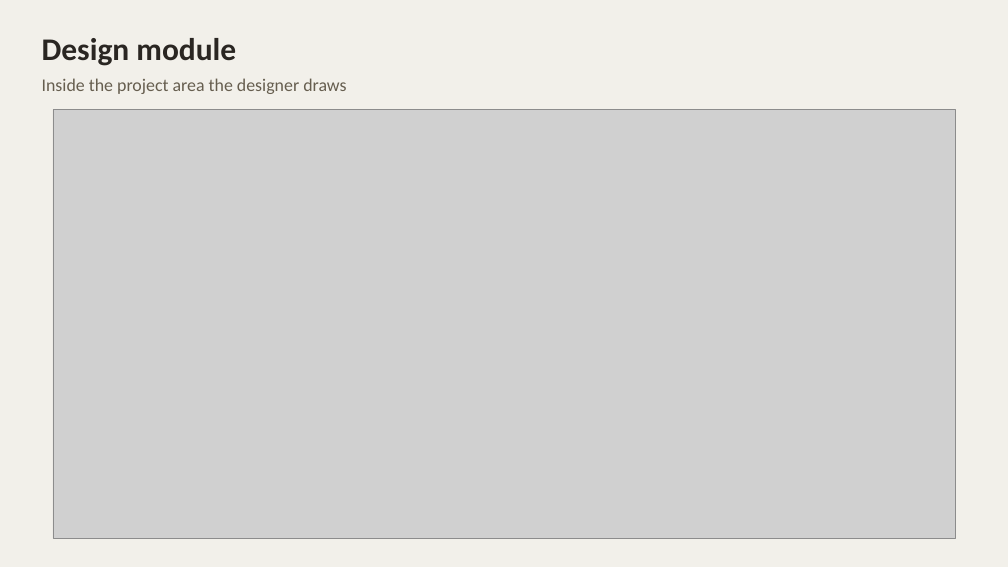
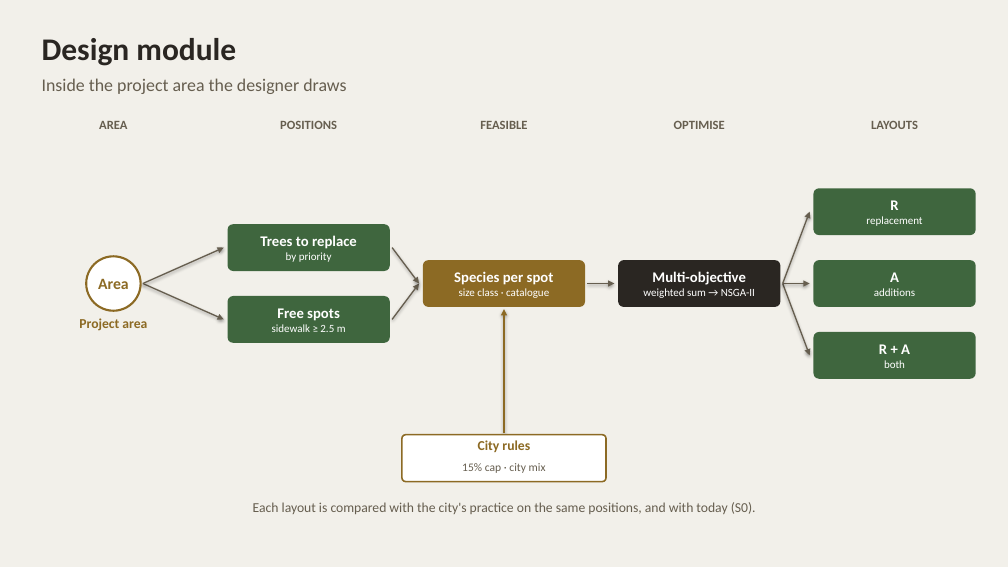
Before and after one commit to giofox96/shade-and-sponge, a slide deck: slide 11 of slides/shade_and_sponge_10nov_editable.pptx. Drawn at 1008x567 pixels with LibreOffice and Linux fonts; fonts in the diff are those of the drawing; grey boxes stand for pictures. Boxes give left, top, right and bottom in pixels: in the first picture for what was removed or moved away, otherwise in the second. Text is boxed around its words. In the diff, an @@ line names an element or a change of style, - is before the commit and + after.

```diff
--- a/slides/shade_and_sponge_10nov_editable.pptx
+++ b/slides/shade_and_sponge_10nov_editable.pptx
@@ picture removed at [53,110,955,538] @@
@@ text added at [99,121,127,129], 12 pt, text #665E4F, bold @@
+AREA
@@ text added at [280,121,337,129], 12 pt, text #665E4F, bold @@
+POSITIONS
@@ text added at [480,121,527,129], 12 pt, text #665E4F, bold @@
+FEASIBLE
@@ text added at [674,121,725,129], 12 pt, text #665E4F, bold @@
+OPTIMISE
@@ text added at [871,121,918,129], 12 pt, text #665E4F, bold @@
+LAYOUTS
@@ rounded rectangle added at [814,188,976,235], fill #3F663E, 10.5 pt, text #FFFFFF @@
+R
+replacement
@@ rounded rectangle added at [228,224,390,271], fill #3F663E, 14 pt, text #FFFFFF, bold @@
+Trees to replace
+by priority
@@ arrow added from (783, 284) to (810, 212), #665E4F 1.25 pt @@
@@ ellipse added at [86,256,141,311], fill #FFFFFF, outline #8C6A24 2 pt, 15 pt, text #8C6A24, bold @@
+Area
@@ arrow added from (143, 284) to (224, 247), #665E4F 1.25 pt @@
@@ arrow added from (392, 247) to (419, 284), #665E4F 1.25 pt @@
@@ rounded rectangle added at [423,260,585,307], fill #8C6A24, 10.5 pt, text #FFFFFF @@
+Species per spot
+size class · catalogue
@@ rounded rectangle added at [619,260,781,307], fill #2A2622, 10.5 pt, text #FFFFFF @@
+Multi-objective
+weighted sum → NSGA-II
@@ rounded rectangle added at [814,260,976,307], fill #3F663E, 10.5 pt, text #FFFFFF @@
+A
+additions
@@ arrow added from (143, 284) to (224, 319), #665E4F 1.25 pt @@
@@ rounded rectangle added at [228,296,390,343], fill #3F663E, 10.5 pt, text #FFFFFF @@
+Free spots
+sidewalk ≥ 2.5 m
@@ arrow added from (392, 319) to (419, 284), #665E4F 1.25 pt @@
@@ arrow added from (588, 284) to (615, 284), #665E4F 1.25 pt @@
@@ arrow added from (783, 284) to (810, 355), #665E4F 1.25 pt @@
@@ arrow added from (783, 284) to (810, 284), #665E4F 1.25 pt @@
@@ text added at [79,318,147,331], 13 pt, text #8C6A24, bold @@
+Project area
@@ arrow added from (504, 433) to (504, 309), #8C6A24 1.5 pt @@
@@ rounded rectangle added at [814,332,976,379], fill #3F663E, 10.5 pt, text #FFFFFF @@
+R + A
+both
@@ rounded rectangle added at [402,435,606,482], fill #FFFFFF, outline #8C6A24 1.5 pt @@
@@ text added at [462,440,546,473], 11 pt, text #665E4F @@
+City rules
+15% cap · city mix
@@ text added at [253,502,756,514], 13 pt, text #665E4F @@
+Each layout is compared with the city's practice on the same positions, and with today (S0).
```
Also in this commit, not shown: 22 other slides changed, 3 slides added, 3 slides removed, 3 other files.
